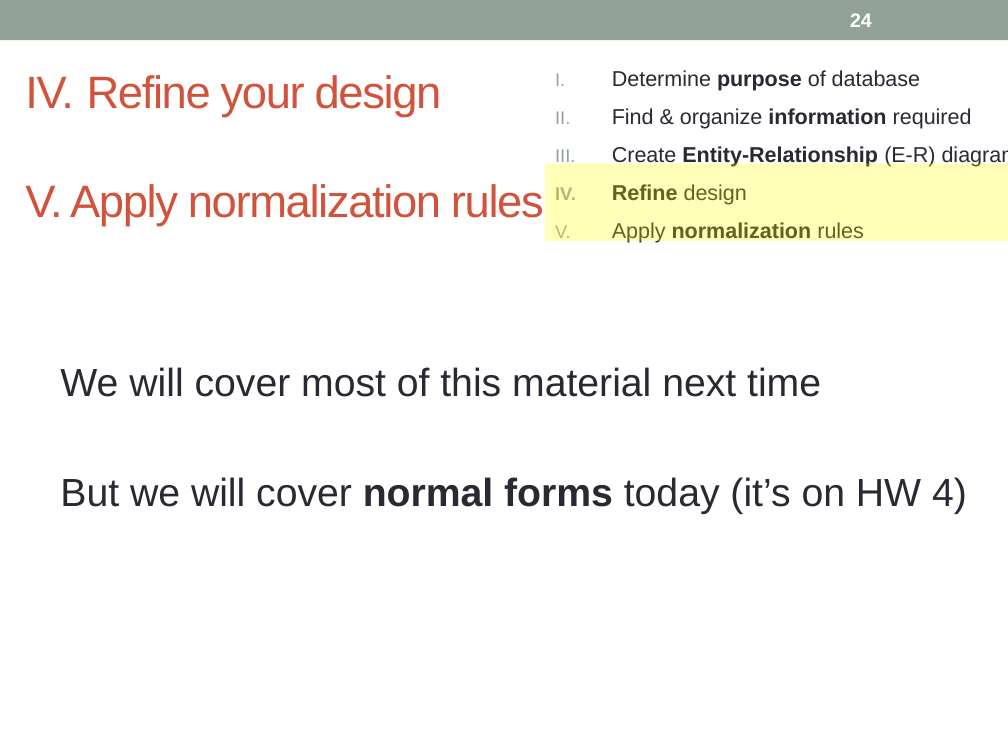
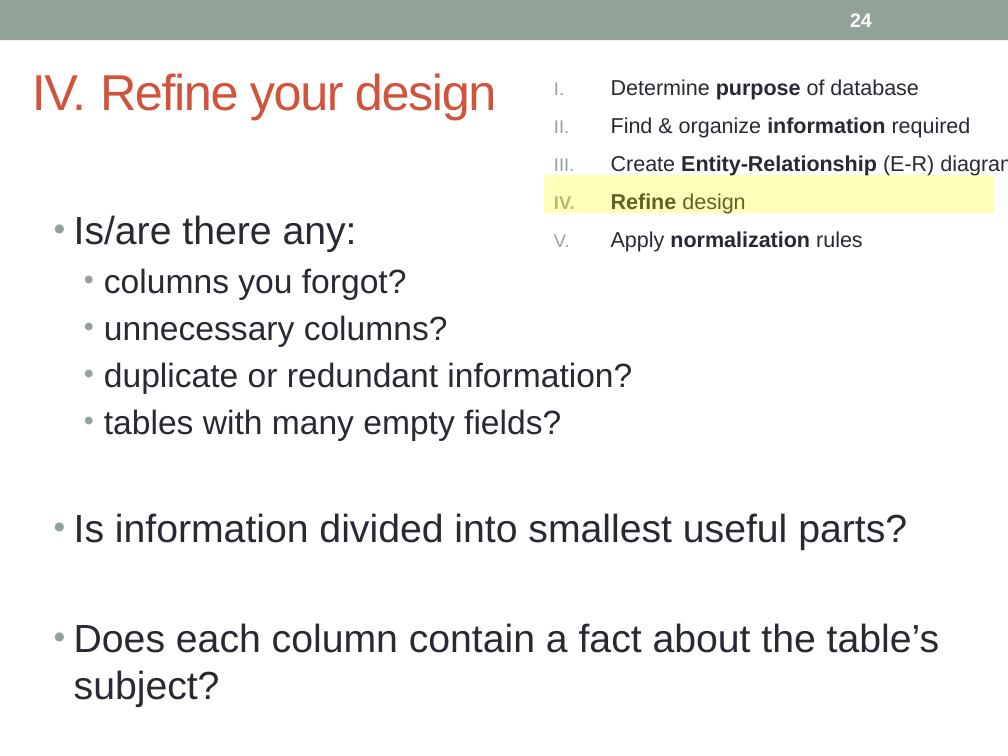
Before and after one commit to prof-frommer/info_sys_course, a slide deck: slide 24 of LEC/lec09-databases-access-cont/Databases & Access (continued).pptx. Drawn at 1008x756 pixels with LibreOffice and Linux fonts; fonts in the diff are those of the drawing. Boxes give left, top, right and bottom in pixels: in the first picture for what was removed or moved away, otherwise in the second. Text is boxed around its words. In the diff, an @@ line names an element or a change of style, - is before the commit and + after.

```diff
--- a/LEC/lec09-databases-access-cont/Databases & Access (continued).pptx
+++ b/LEC/lec09-databases-access-cont/Databases & Access (continued).pptx
@@ title "IV. Refine your design" moved from (x1=25, y1=75, x2=544, y2=226) to (x1=32, y1=73, x2=496, y2=120) @@
@@ title "IV. Refine your design" at (x1=32, y1=73, x2=496, y2=120): size 32.4 to 36 pt @@
@@ text "Determine purpose of database" moved from (x1=612, y1=70, x2=1008, y2=243) to (x1=611, y1=79, x2=1008, y2=252) @@
@@ rectangle resized from (x1=545, y1=163, x2=1008, y2=241) to (x1=544, y1=175, x2=995, y2=214) @@
@@ title at (x1=25, y1=184, x2=544, y2=226): paragraph removed @@
-V. Apply normalization rules
@@ text at (x1=74, y1=215, x2=939, y2=707): text changed @@
-We will cover most of this material next time
-But we will cover normal forms today (it’s on HW 4)
+• Is/are there any:
+  • columns you forgot?
+  • unnecessary columns?
+  • duplicate or redundant information?
+  • tables with many empty fields?
+• Is information divided into smallest useful parts?
+• Does each column contain a fact about the table’s subject?
```
Also in this commit, not shown: 1 other slide changed, 4 slides added, 8 other files.
